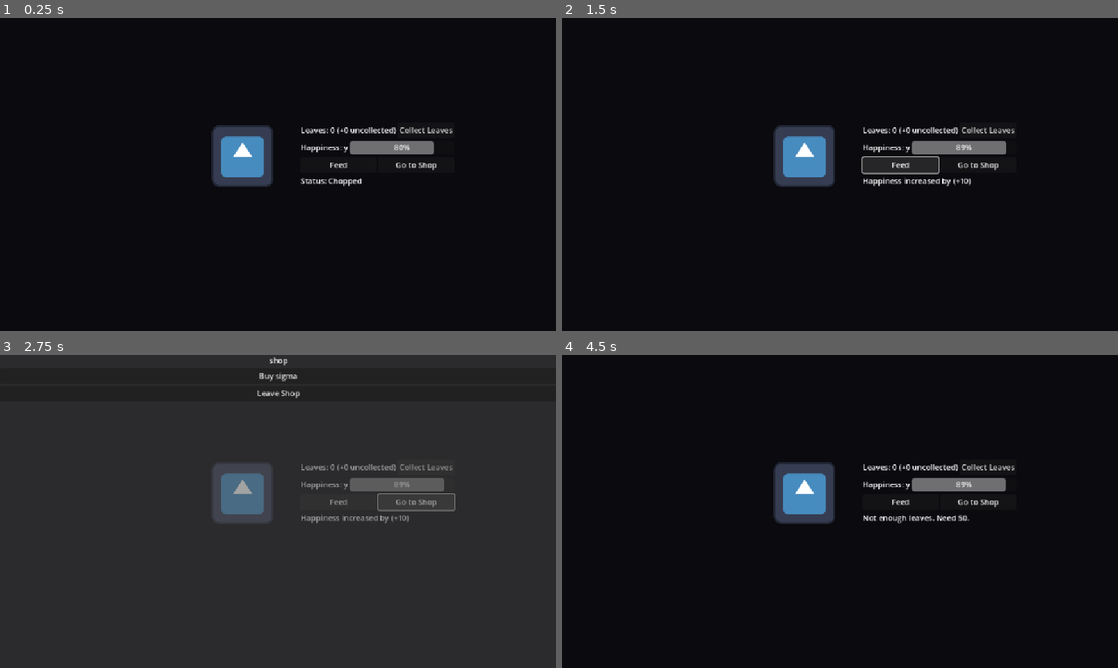
Above: before the commit, frames 1-4 (two rows, left to right).
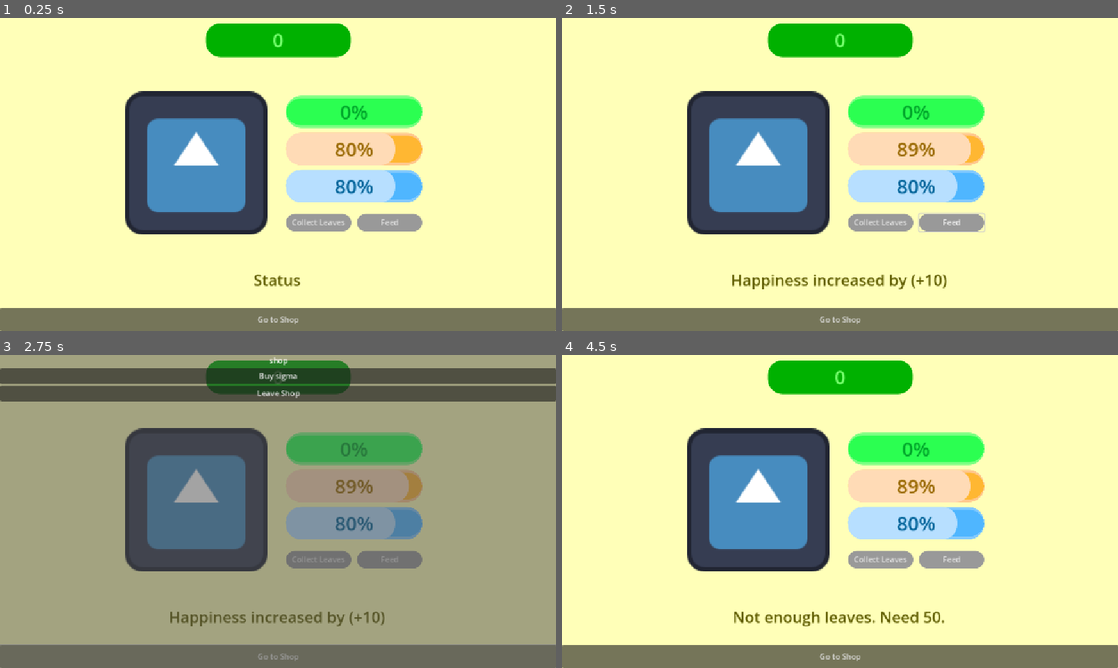
Above: after the commit, the same moments.

Repository: A-coder152/autumn-spirit
Game: Godot game, scene res://scenes/main.tscn
The game is run twice, just before and just after one commit, with the same random seed, the same clock (stepped at 60 frames per second) and the same inputs. The engine's default icon, where the game draws it, is replaced by a stand-in: a white triangle on a blue panel in a dark square.
Inputs:
- Up to frame 1 (0.25 s): no input
- Up to frame 2 (1.5 s): click "Collect Leaves" at 0.5 s; click "Feed" at 1.25 s
- Up to frame 3 (2.75 s): click "Go to Shop" at 2 s
- Up to frame 4 (4.5 s): click "Buy sigma" at 2.75 s; click "Go to Shop" at 3.5 s; click "Leave Shop" at 4.25 s

The runs differ from the first frame. In frame 1, 99% of the frame differs, in the area x 0-100%, y 0-100%; in frame 2, 99%; in frame 3, 98%; in frame 4, 99%.

Commit message:
ui overhaul, this sucks so much, took so much time, i want to die yay

Diff:
--- a/scenes/main.tscn
+++ b/scenes/main.tscn
@@ -1,16 +1,82 @@
-[gd_scene load_steps=3 format=3 uid="uid://b31gw4wegrc68"]
+[gd_scene load_steps=11 format=3 uid="uid://b31gw4wegrc68"]
 
 [ext_resource type="Texture2D" uid="uid://cpmay2uawu1bj" path="res://icon.svg" id="1_o5qli"]
 [ext_resource type="Script" uid="uid://b85wg5yhpuen2" path="res://scripts/ui.gd" id="2_0wfyh"]
 
+[sub_resource type="StyleBoxFlat" id="StyleBoxFlat_tipki"]
+bg_color = Color(0, 0.69624, 0, 1)
+border_color = Color(0, 0.41793, 0, 1)
+corner_radius_top_left = 30
+corner_radius_top_right = 30
+corner_radius_bottom_right = 30
+corner_radius_bottom_left = 30
+
+[sub_resource type="StyleBoxFlat" id="StyleBoxFlat_tefeu"]
+bg_color = Color(0.168067, 1, 0.317253, 1)
+border_width_top = 6
+border_width_bottom = 6
+border_color = Color(0.470588, 1, 0.505882, 1)
+corner_radius_top_left = 30
+corner_radius_top_right = 30
+corner_radius_bottom_right = 30
+corner_radius_bottom_left = 30
+
+[sub_resource type="StyleBoxFlat" id="StyleBoxFlat_o6xl0"]
+bg_color = Color(0.758697, 1, 0.760107, 1)
+corner_radius_top_left = 30
+corner_radius_top_right = 30
+corner_radius_bottom_right = 30
+corner_radius_bottom_left = 30
+
+[sub_resource type="StyleBoxFlat" id="StyleBoxFlat_0wfyh"]
+bg_color = Color(1, 0.717647, 0.196078, 1)
+border_width_top = 6
+border_width_bottom = 6
+border_color = Color(1, 0.785078, 0.556753, 1)
+corner_radius_top_left = 30
+corner_radius_top_right = 30
+corner_radius_bottom_right = 30
+corner_radius_bottom_left = 30
+
+[sub_resource type="StyleBoxFlat" id="StyleBoxFlat_jyhfs"]
+bg_color = Color(1, 0.859302, 0.714454, 1)
+corner_radius_top_left = 30
+corner_radius_top_right = 30
+corner_radius_bottom_right = 30
+corner_radius_bottom_left = 30
+
+[sub_resource type="StyleBoxFlat" id="StyleBoxFlat_tbgi4"]
+bg_color = Color(0.307819, 0.715717, 0.999997, 1)
+border_width_top = 6
+border_width_bottom = 6
+border_color = Color(0.518104, 0.791062, 0.999999, 1)
+corner_radius_top_left = 30
+corner_radius_top_right = 30
+corner_radius_bottom_right = 30
+corner_radius_bottom_left = 30
+
+[sub_resource type="StyleBoxFlat" id="StyleBoxFlat_sugp2"]
+bg_color = Color(0.717647, 0.87451, 1, 1)
+corner_radius_top_left = 30
+corner_radius_top_right = 30
+corner_radius_bottom_right = 30
+corner_radius_bottom_left = 30
+
+[sub_resource type="StyleBoxFlat" id="StyleBoxFlat_85g3d"]
+corner_radius_top_left = 20
+corner_radius_top_right = 20
+corner_radius_bottom_right = 20
+corner_radius_bottom_left = 20
+
 [node name="Node2D" type="Node2D"]
 
 [node name="ColorRect" type="ColorRect" parent="."]
 custom_minimum_size = Vector2(1152, 648)
-color = Color(0.0408558, 0.0408552, 0.0613972, 1)
+color = Color(1, 1, 0.721569, 1)
 
 [node name="leaf guy" type="Sprite2D" parent="."]
-position = Vector2(502, 285)
+position = Vector2(406, 300)
+scale = Vector2(2.3125, 2.3125)
 texture = ExtResource("1_o5qli")
 
 [node name="UI" type="Control" parent="."]
@@ -19,60 +85,136 @@
 anchors_preset = 0
 script = ExtResource("2_0wfyh")
 
+[node name="topbar" type="HBoxContainer" parent="UI"]
+custom_minimum_size = Vector2(1152, 0)
+layout_mode = 0
+offset_top = 10.0
+offset_right = 1152.0
+offset_bottom = 80.0
+alignment = 1
+
+[node name="leaves" type="Panel" parent="UI/topbar"]
+custom_minimum_size = Vector2(300, 0)
+layout_mode = 2
+theme_override_styles/panel = SubResource("StyleBoxFlat_tipki")
+
+[node name="Label" type="Label" parent="UI/topbar/leaves"]
+layout_mode = 1
+anchors_preset = 15
+anchor_right = 1.0
+anchor_bottom = 1.0
+grow_horizontal = 2
+grow_vertical = 2
+theme_override_colors/font_color = Color(0.461028, 1, 0.429352, 1)
+theme_override_font_sizes/font_size = 40
+text = "Leaves"
+horizontal_alignment = 1
+vertical_alignment = 1
+
 [node name="vbox" type="VBoxContainer" parent="UI"]
 layout_mode = 1
 anchors_preset = 15
 anchor_right = 1.0
 anchor_bottom = 1.0
-offset_left = 685.0
-offset_top = 234.0
-offset_right = -274.0
-offset_bottom = -317.0
-grow_horizontal = 2
-grow_vertical = 2
-theme_override_constants/separation = 6
-
-[node name="leaves" type="HBoxContainer" parent="UI/vbox"]
-layout_mode = 2
-
-[node name="Label" type="Label" parent="UI/vbox/leaves"]
-layout_mode = 2
-text = "Leaves: x"
-
-[node name="Button" type="Button" parent="UI/vbox/leaves"]
-layout_mode = 2
+offset_left = 592.0
+offset_top = 160.0
+offset_right = -278.0
+offset_bottom = -207.0
+grow_horizontal = 2
+grow_vertical = 2
+theme_override_constants/separation = 10
+
+[node name="leafbar" type="HBoxContainer" parent="UI/vbox"]
+layout_mode = 2
+
+[node name="ProgressBar" type="ProgressBar" parent="UI/vbox/leafbar"]
+layout_mode = 2
+size_flags_horizontal = 3
+theme_override_colors/font_color = Color(0, 0.641147, 0.165371, 1)
+theme_override_font_sizes/font_size = 40
+theme_override_styles/background = SubResource("StyleBoxFlat_tefeu")
+theme_override_styles/fill = SubResource("StyleBoxFlat_o6xl0")
+max_value = 300.0
+value = 50.0
+
+[node name="happiness" type="HBoxContainer" parent="UI/vbox"]
+layout_mode = 2
+
+[node name="ProgressBar" type="ProgressBar" parent="UI/vbox/happiness"]
+custom_minimum_size = Vector2(90, 0)
+layout_mode = 2
+size_flags_horizontal = 3
+theme_override_colors/font_color = Color(0.59718, 0.410154, 2.88785e-07, 1)
+theme_override_font_sizes/font_size = 40
+theme_override_styles/background = SubResource("StyleBoxFlat_0wfyh")
+theme_override_styles/fill = SubResource("StyleBoxFlat_jyhfs")
+value = 50.0
+
+[node name="Rest" type="HBoxContainer" parent="UI/vbox"]
+layout_mode = 2
+
+[node name="ProgressBar" type="ProgressBar" parent="UI/vbox/Rest"]
+layout_mode = 2
+size_flags_horizontal = 3
+theme_override_colors/font_color = Color(9.14484e-07, 0.388402, 0.600409, 1)
+theme_override_colors/font_outline_color = Color(8.32662e-06, 0.254206, 0.620967, 1)
+theme_override_font_sizes/font_size = 40
+theme_override_styles/background = SubResource("StyleBoxFlat_tbgi4")
+theme_override_styles/fill = SubResource("StyleBoxFlat_sugp2")
+value = 50.0
+
+[node name="Control" type="Control" parent="UI/vbox"]
+layout_mode = 2
+size_flags_vertical = 3
+
+[node name="actions" type="HBoxContainer" parent="UI/vbox"]
+custom_minimum_size = Vector2(0, 36)
+layout_mode = 2
+theme_override_constants/separation = 12
+
+[node name="collect" type="Button" parent="UI/vbox/actions"]
+layout_mode = 2
+size_flags_horizontal = 3
+theme_override_styles/hover_pressed = SubResource("StyleBoxFlat_85g3d")
+theme_override_styles/hover = SubResource("StyleBoxFlat_85g3d")
+theme_override_styles/pressed = SubResource("StyleBoxFlat_85g3d")
+theme_override_styles/normal = SubResource("StyleBoxFlat_85g3d")
 text = "Collect Leaves
 "
 
-[node name="happiness" type="HBoxContainer" parent="UI/vbox"]
-layout_mode = 2
-
-[node name="Label" type="Label" parent="UI/vbox/happiness"]
-layout_mode = 2
-text = "Happiness: y"
-
-[node name="ProgressBar" type="ProgressBar" parent="UI/vbox/happiness"]
-custom_minimum_size = Vector2(90, 0)
-layout_mode = 2
-size_flags_horizontal = 3
-
-[node name="misc" type="HBoxContainer" parent="UI/vbox"]
-layout_mode = 2
-
-[node name="feed" type="Button" parent="UI/vbox/misc"]
-layout_mode = 2
-size_flags_horizontal = 3
+[node name="feed" type="Button" parent="UI/vbox/actions"]
+layout_mode = 2
+size_flags_horizontal = 3
+theme_override_styles/hover_pressed = SubResource("StyleBoxFlat_85g3d")
+theme_override_styles/hover = SubResource("StyleBoxFlat_85g3d")
+theme_override_styles/pressed = SubResource("StyleBoxFlat_85g3d")
+theme_override_styles/normal = SubResource("StyleBoxFlat_85g3d")
 text = "Feed"
 
-[node name="shop" type="Button" parent="UI/vbox/misc"]
+[node name="status" type="Label" parent="UI"]
+layout_mode = 2
+offset_left = 269.0
+offset_top = 517.0
+offset_right = 879.0
+offset_bottom = 568.0
+theme_override_colors/font_color = Color(0.371419, 0.36183, 0, 1)
+theme_override_font_sizes/font_size = 32
+text = "Status"
+horizontal_alignment = 1
+vertical_alignment = 1
+
+[node name="bottombar" type="HBoxContainer" parent="UI"]
+custom_minimum_size = Vector2(1152, 0)
+layout_mode = 0
+offset_top = 600.0
+offset_right = 1152.0
+offset_bottom = 648.0
+
+[node name="shop" type="Button" parent="UI/bottombar"]
 layout_mode = 2
 size_flags_horizontal = 3
 text = "Go to Shop
 "
-
-[node name="status" type="Label" parent="UI/vbox"]
-layout_mode = 2
-text = "Status: Chopped"
 
 [node name="shop" type="Control" parent="UI"]
 visible = false
--- a/scripts/GameManager.gd
+++ b/scripts/GameManager.gd
@@ -1,22 +1,30 @@
 extends Node
 
-signal stats_changed(leaves, uncollected, happiness)
+signal stats_changed(leaves, uncollected, happiness, rest)
 signal status_message(msg)
+
+var environment = "outside"
 
 var leaves = 0
 var uncollected_leaves = 0
+var max_uncollected_leaves = 300
+
 var happiness = 80.0
 var max_happiness = 100.0
+
+var rest = 80.0
+var max_rest = 100
 
 var drain_per_minute = 2.0
 var max_leaves_per_minute = 10.0
 var leaf_collection_progress = 0.0
 
 var upgrade_unlocks = [false]
+var upgrade_costs = [50]
 
 func _ready() -> void:
 	_load_or_init()
-	emit_signal("stats_changed", leaves, uncollected_leaves, happiness)
+	emit_signal("stats_changed", leaves, uncollected_leaves, happiness, rest)
 
 func _load_or_init() -> void:
 	var data = Save.load_game()
@@ -47,7 +55,7 @@
 	if upgrade_unlocks[0]:
 		drain_per_sec *= 0.9
 	happiness = max(0.0, happiness - drain_per_sec)
-	emit_signal("stats_changed", leaves, uncollected_leaves, happiness)
+	emit_signal("stats_changed", leaves, uncollected_leaves, happiness, rest)
 
 func generate_timeout() -> void:
 	var gen_per_sec = (max_leaves_per_minute / 60.0) * (happiness / max_happiness)
@@ -55,7 +63,7 @@
 	if leaf_collection_progress > 1:
 		uncollected_leaves += leaf_collection_progress / 1
 		leaf_collection_progress -= leaf_collection_progress / 1
-		emit_signal("stats_changed", leaves, uncollected_leaves, happiness)
+		emit_signal("stats_changed", leaves, uncollected_leaves, happiness, rest)
 
 func autosave_timeout() -> void:
 	_save()
@@ -66,27 +74,27 @@
 		return
 	leaves += uncollected_leaves
 	uncollected_leaves = 0
-	emit_signal("stats_changed", leaves, uncollected_leaves, happiness)
+	emit_signal("stats_changed", leaves, uncollected_leaves, happiness, rest)
 	_notify_status("Leaves collected")
 
 func boost_happiness(amount: float = 10.0) -> void:
 	var before = happiness
 	happiness = clamp(happiness + amount, 0.0, max_happiness)
-	emit_signal("stats_changed", leaves, uncollected_leaves, happiness)
+	emit_signal("stats_changed", leaves, uncollected_leaves, happiness, rest)
 	if happiness > before:
 		_notify_status("Happiness increased by (+%d)" % int(amount))
 
-func buy_wind_bell() -> void:
-	if upgrade_unlocks[0]:
+func buy_upgrade(num) -> void:
+	if upgrade_unlocks[num]:
 		_notify_status("Already unlocked")
 		return
-	var cost = 50
+	var cost = upgrade_costs[num]
 	if leaves < cost:
 		_notify_status("Not enough leaves. Need %d." % cost)
 		return
 	leaves -= cost
-	upgrade_unlocks[0] = true
-	emit_signal("stats_changed", leaves, uncollected_leaves, happiness)
+	upgrade_unlocks[num] = true
+	emit_signal("stats_changed", leaves, uncollected_leaves, happiness, rest)
 	_notify_status("Bought upgrade")
 
 func _notification(what):
--- a/scripts/ui.gd
+++ b/scripts/ui.gd
@@ -1,14 +1,16 @@
 extends Control
 
-@onready var leaves_label = $vbox/leaves/Label
-@onready var collect_btn = $vbox/leaves/Button
+@onready var leaves_label = $topbar/leaves/Label
+@onready var collect_btn = $vbox/actions/collect
 @onready var happiness_bar = $vbox/happiness/ProgressBar
-@onready var feed_btn = $vbox/misc/feed
-@onready var shop_btn = $vbox/misc/shop
-@onready var status_label = $vbox/status
+@onready var feed_btn = $vbox/actions/feed
+@onready var shop_btn = $bottombar/shop
+@onready var status_label = $status
 @onready var shop_window = $shop
 @onready var buy_bell_btn = $shop/VBoxContainer/Buy
 @onready var close_shop_btn = $shop/VBoxContainer/Leave
+@onready var uncollected_bar = $vbox/leafbar/ProgressBar
+@onready var rest_bar = $vbox/Rest/ProgressBar
 
 func _ready() -> void:
 	GameManager.stats_changed.connect(_on_stats_changed)
@@ -18,11 +20,13 @@
 	shop_btn.pressed.connect(_on_shop_pressed)
 	buy_bell_btn.pressed.connect(_on_buy_bell_pressed)
 	close_shop_btn.pressed.connect(hide_shop)
-	_on_stats_changed(GameManager.leaves, GameManager.uncollected_leaves, GameManager.happiness)
+	_on_stats_changed(GameManager.leaves, GameManager.uncollected_leaves, GameManager.happiness, GameManager.rest)
 
-func _on_stats_changed(leaves:int, uncollected:int, happiness:float) -> void:
-	leaves_label.text = "Leaves: %d (+%d uncollected)" % [leaves, uncollected]
+func _on_stats_changed(leaves:int, uncollected:int, happiness:float, rest) -> void:
+	leaves_label.text = str(leaves)
 	happiness_bar.value = happiness
+	uncollected_bar.value = uncollected
+	rest_bar.value = rest
 
 func _on_status_message(msg:String) -> void:
 	status_label.text = msg
@@ -40,7 +44,7 @@
 	shop_window.hide()
 
 func _on_buy_bell_pressed() -> void:
-	GameManager.buy_wind_bell()
+	GameManager.buy_upgrade(0)
 
 func _on_autosave_timeout() -> void:
 	GameManager.autosave_timeout()
